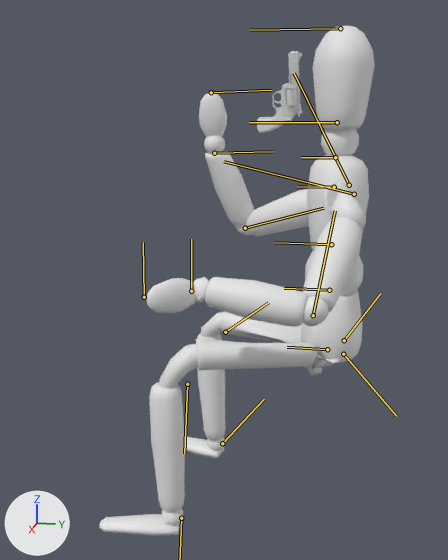
The FBX model LuRoulette_URP/Assets/Models/Characters/puppet.fbx: old version first, new version second.
Camera for both pictures: a camera (50 mm lens) standing at (1.799, 0.032, 1.535) and looking at (0.07, -0.314, 1.103). Every picture has the same lights, and +X, +Y and +Z are marked at lower left. Both versions are drawn at frame 139 of the action 'CINEMA_4D_Main'; the numbers are the values there. The bones that bend it are drawn over the model as lines.

The first picture shows 'Object_0', 'puppet'.
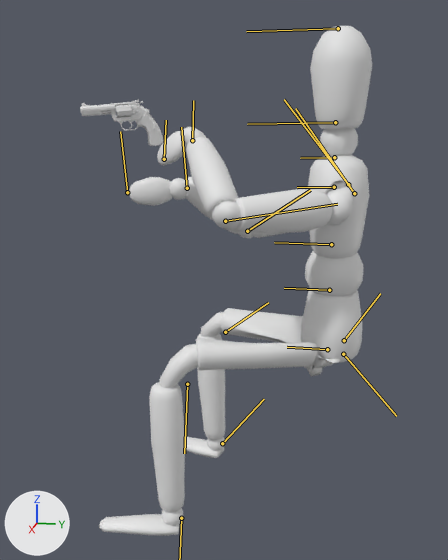
ob_pistol is not drawn itself; it is the parent of ob_materials, ob_skinnedmeshes.

The change, as JSON lines over the scene's bpy script:
```json
{"block": "bone_shoulder", "where": "bone_shoulder = bpy.data.objects['puppet_bones'].pose.bones['shoulder']  # child of 'chest'"}
{"op": "set", "path": "bone_shoulder.rotation_quaternion", "old": "(0.999, 0.0, 0.0, -0.034)", "new": "(0.999, 0.009, -0.002, -0.041)", "note": "degrees (0, 0, -4) -> degrees (1, 0, -5)"}
{"block": "bone_right_arm", "where": "bone_right_arm = bpy.data.objects['puppet_bones'].pose.bones['right_arm']  # child of 'shoulder'"}
{"op": "set", "path": "bone_right_arm.rotation_quaternion", "old": "(0.751, -0.062, 0.603, 0.261)", "new": "(0.69, 0.046, 0.592, 0.414)", "note": "degrees (40, 70, 67) -> degrees (62, 51, 94)"}
{"block": "bone_joint_1_3", "where": "bone_joint_1_3 = bpy.data.objects['puppet_bones'].pose.bones['Joint_1_3']  # child of 'right_arm'"}
{"op": "set", "path": "bone_joint_1_3.rotation_quaternion", "old": "(0.663, 0.748, 0.0, 0.0)", "new": "(0.77, 0.638, 0.0, 0.0)", "note": "degrees (97, 0, 0) -> degrees (79, 0, 0)"}
{"block": "bone_right_hand", "where": "bone_right_hand = bpy.data.objects['puppet_bones'].pose.bones['right_hand']  # child of 'Joint_1_3'"}
{"op": "set", "path": "bone_right_hand.rotation_quaternion", "old": "(0.984, 0.148, -0.062, -0.073)", "new": "(0.856, -0.39, -0.077, -0.33)", "note": "degrees (18, -6, -9) -> degrees (-42, -23, -33)"}
{"block": "bone_left_arm", "where": "bone_left_arm = bpy.data.objects['puppet_bones'].pose.bones['left_arm']  # child of 'shoulder'"}
{"op": "set", "path": "bone_left_arm.rotation_quaternion", "old": "(0.682, -0.203, -0.375, -0.594)", "new": "(0.75, 0.182, -0.491, -0.404)", "note": "degrees (15, -49, -89) -> degrees (56, -36, -76)"}
{"block": "bone_joint_1_4", "where": "bone_joint_1_4 = bpy.data.objects['puppet_bones'].pose.bones['Joint_1_4']  # child of 'left_arm'"}
{"op": "set", "path": "bone_joint_1_4.rotation_quaternion", "old": "(0.745, 0.667, 0.0, 0.0)", "new": "(0.684, 0.73, 0.0, 0.0)", "note": "degrees (84, 0, 0) -> degrees (94, 0, 0)"}
{"block": "bone_left_hand", "where": "bone_left_hand = bpy.data.objects['puppet_bones'].pose.bones['left_hand']  # child of 'Joint_1_4'"}
{"op": "set", "path": "bone_left_hand.rotation_quaternion", "old": "(0.874, -0.212, 0.349, 0.263)", "new": "(0.728, -0.493, -0.266, 0.396)", "note": "degrees (-16, 46, 27) -> degrees (-68, 0, 57)"}
```

Location of each change, [x1, y1, x2, y2] in pixels of the pictures (448 x 560 px):
```json
{"object": "puppet", "change": "posed", "before": [99, 26, 375, 536], "after": [99, 26, 372, 536]}
{"object": "Object_0", "change": "posed", "before": [257, 51, 300, 120], "after": [80, 102, 149, 141]}
{"object": "Object_7", "change": "posed", "before": [257, 109, 293, 133], "after": [138, 109, 164, 146]}
{"object": "Object_5", "change": "posed", "before": [274, 74, 300, 117], "after": [102, 101, 145, 129], "on screen": "63% wider, 34% shorter"}
{"object": "Object_1", "change": "posed", "before": [298, 53, 303, 113], "after": [82, 99, 139, 106]}
{"object": "Object_6", "change": "posed", "before": [272, 94, 302, 125], "on screen": "not visible afterwards"}
{"bone": "shoulder", "before": "(334, 187) to (297, 186)", "after": "(334, 187) to (297, 187)"}
{"bone": "right_arm", "before": "(349, 185) to (294, 73)", "after": "(348, 184) to (284, 99)"}
{"bone": "Joint_1_3", "before": "(245, 228) to (323, 208)", "after": "(247, 231) to (310, 190)"}
{"bone": "right_hand", "before": "(214, 153) to (273, 151)", "after": "(187, 188) to (181, 127)"}
{"bone": "left_arm", "before": "(354, 194) to (224, 161)", "after": "(354, 193) to (295, 108)"}
{"bone": "Joint_1_4", "before": "(313, 315) to (335, 210)", "after": "(225, 221) to (337, 204)"}
{"bone": "left_hand", "before": "(191, 291) to (191, 239)", "after": "(192, 140) to (193, 100)"}
```
